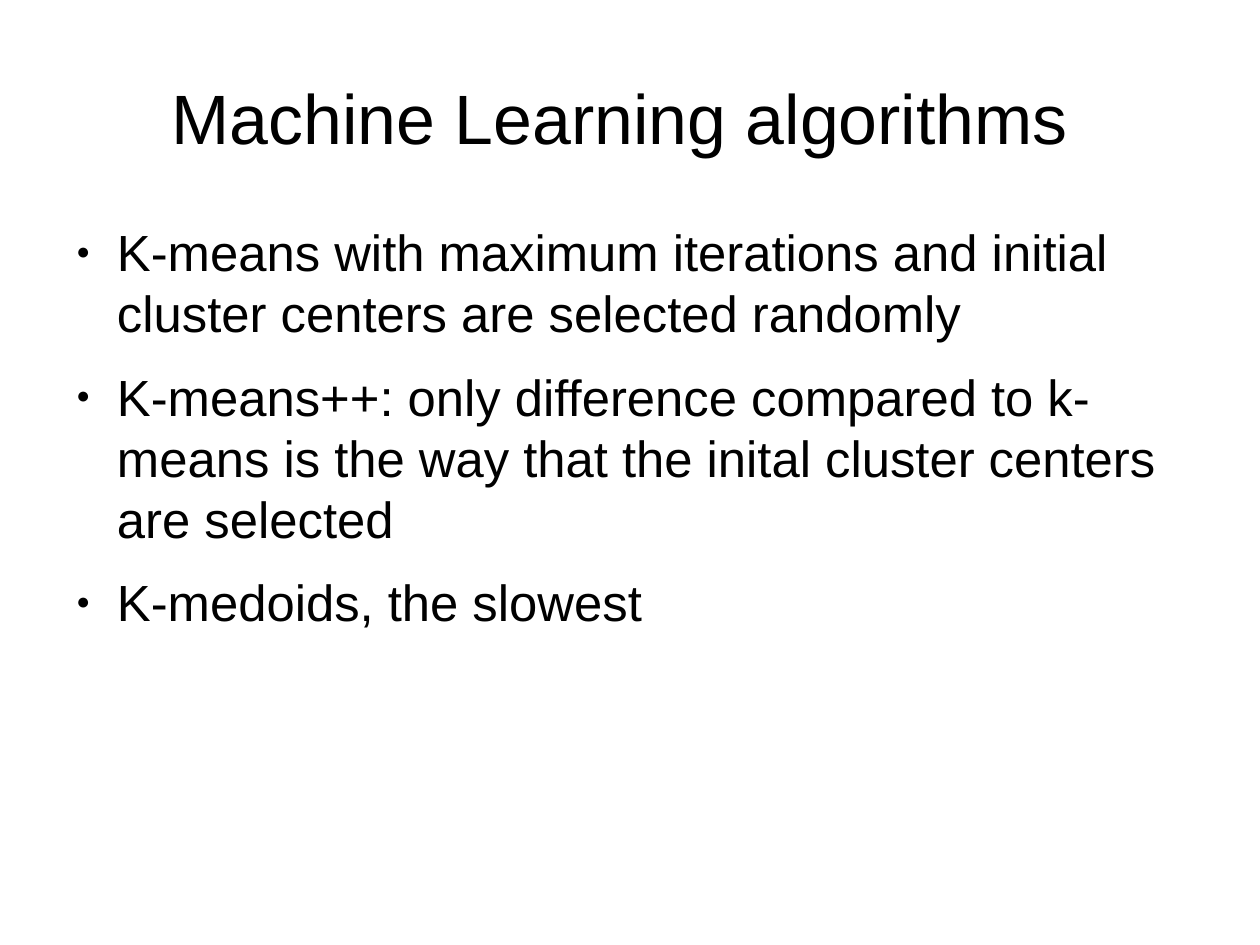
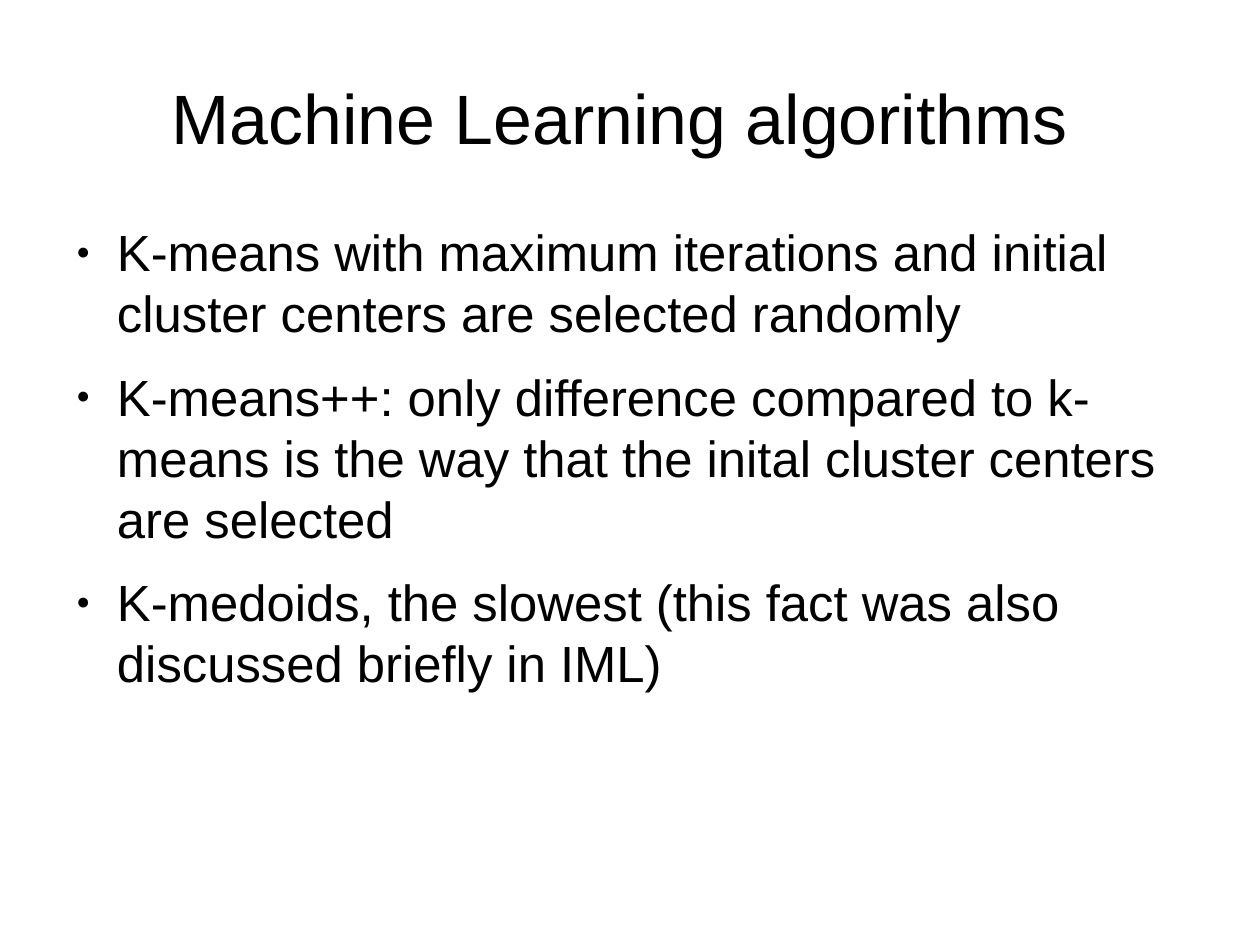
Before and after one commit to mihassin/Radar-image-clustering, a slide deck: slide 6 of docs/PPML-persentation.odp. Drawn at 1260x945 pixels with LibreOffice and Linux fonts; fonts in the diff are those of the drawing. Boxes give left, top, right and bottom in pixels: in the first picture for what was removed or moved away, otherwise in the second. Text is boxed around its words. In the diff, an @@ line names an element or a change of style, - is before the commit and + after.

```diff
--- a/docs/PPML-persentation.odp
+++ b/docs/PPML-persentation.odp
@@ text at (117, 584, 1059, 693): text changed @@
-● K-medoids, the slowest
+● K-medoids, the slowest (this fact was also discussed briefly in IML)
```
Also in this commit, not shown: 2 other slides changed, 2 slides added, 1 slide removed, 2 other files.
